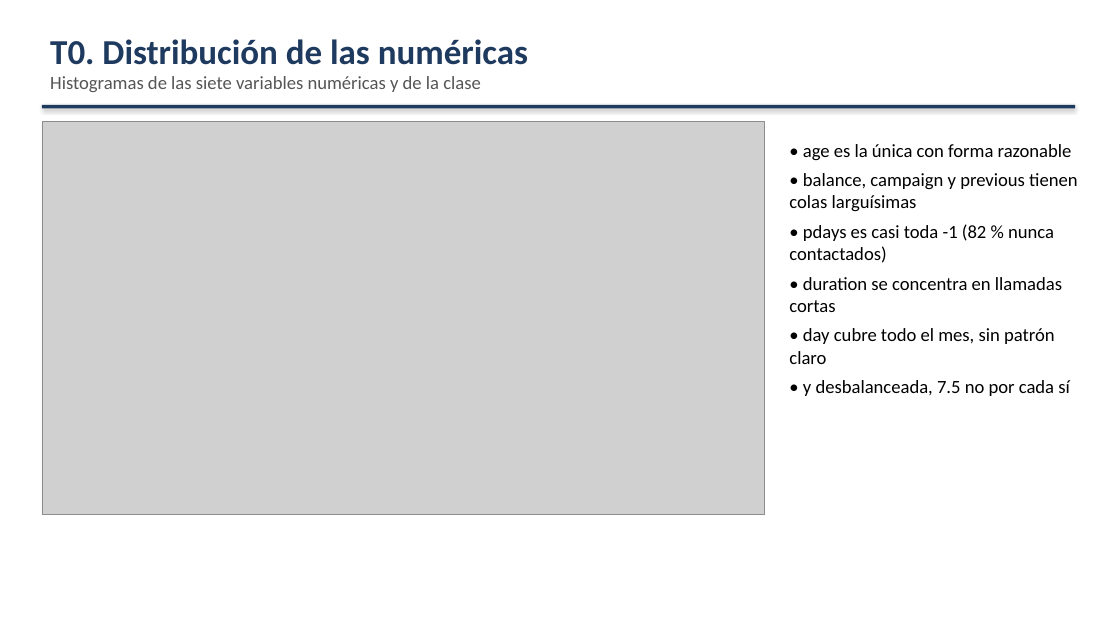
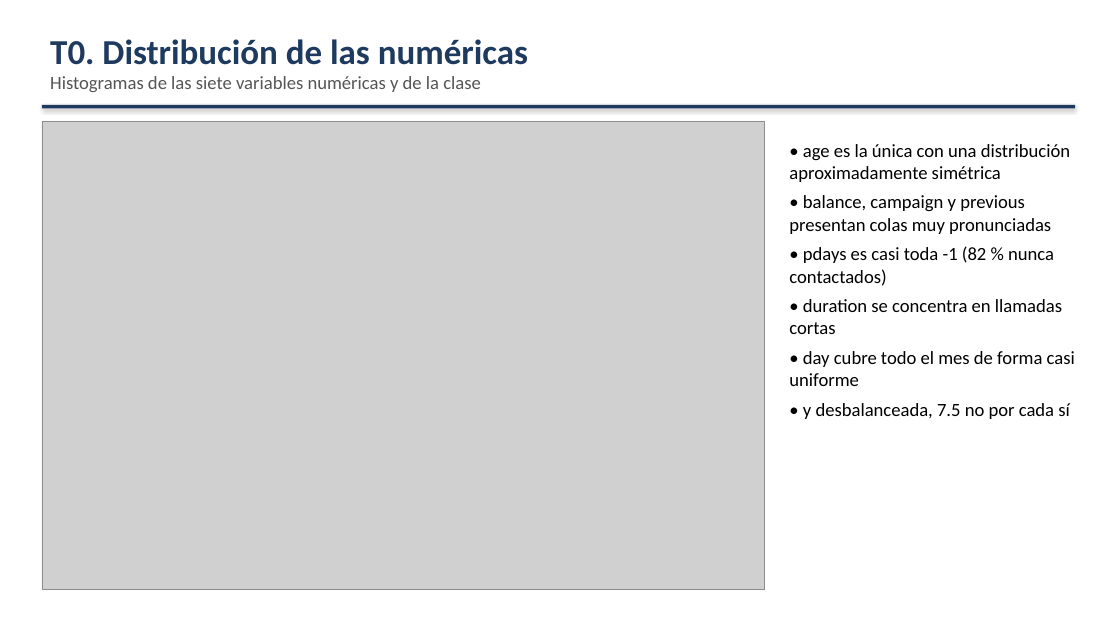
Before and after one commit to Checho019/maestria-inteligencia-computacional, a slide deck: slide 4 of Exposicion Bank/exposicion_bank.pptx. Drawn at 1120x630 pixels with LibreOffice and Linux fonts; fonts in the diff are those of the drawing; grey boxes stand for pictures. Boxes give left, top, right and bottom in pixels: in the first picture for what was removed or moved away, otherwise in the second. Text is boxed around its words. In the diff, an @@ line names an element or a change of style, - is before the commit and + after.

Commit message:
Exposicion Bank: segundo camino de balanceo por sobremuestreo, education ordinal sin escalar y correcciones de la revision

```diff
--- a/Exposicion Bank/exposicion_bank.pptx
+++ b/Exposicion Bank/exposicion_bank.pptx
@@ picture: place and size @@
-picture at bbox=[42, 122, 765, 515]
+picture at bbox=[42, 122, 765, 590]
@@ text at bbox=[789, 144, 1070, 234]: text changed @@
-• age es la única con forma razonable
-• balance, campaign y previous tienen colas larguísimas
+• age es la única con una distribución aproximadamente simétrica
+• balance, campaign y previous presentan colas muy pronunciadas
@@ text at bbox=[789, 351, 1075, 386]: text changed @@
-• day cubre todo el mes, sin patrón claro
+• day cubre todo el mes de forma casi uniforme
```
Also in this commit, not shown: 11 other slides changed, 1 slide added, 12 other files.
